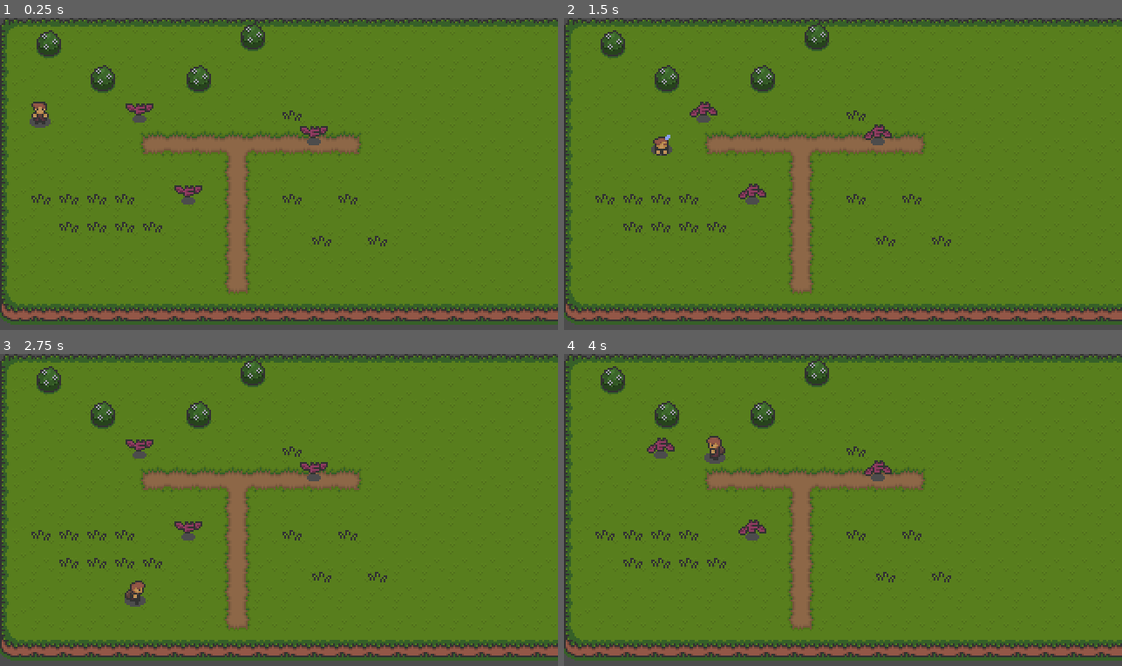
Above: before the commit, frames 1-4 (two rows, left to right).
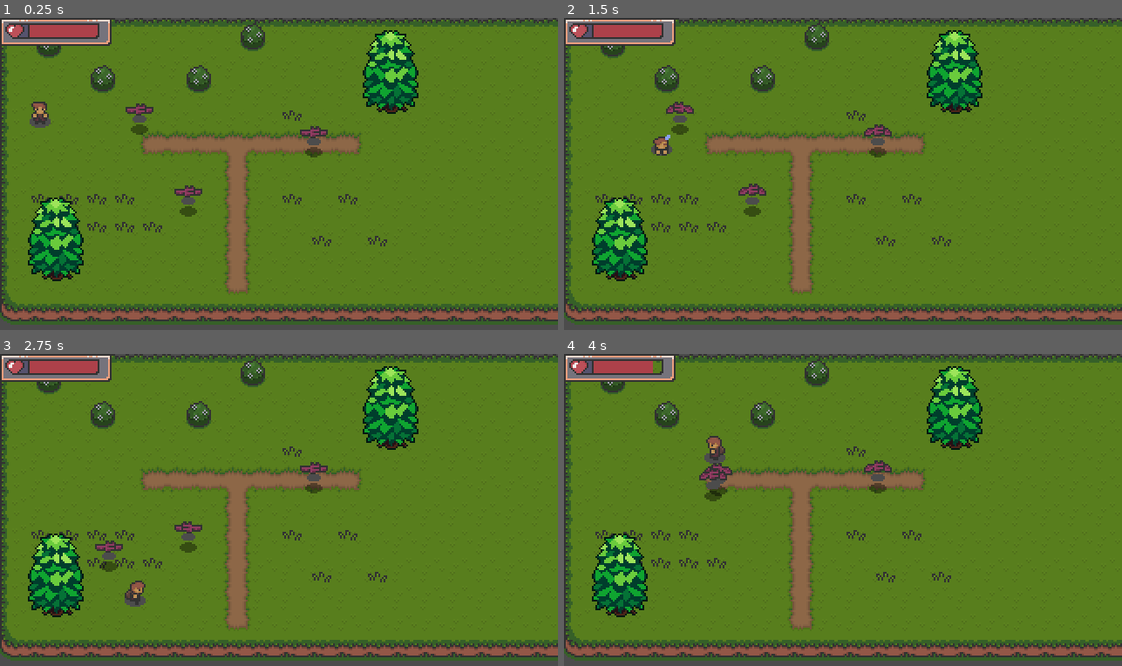
Above: after the commit, the same moments.

Repository: luisv1308/Godot-Action-RPG
Game: Godot game, scene res://scenes/World.tscn
The game is run twice, just before and just after one commit, with the same random seed, the same clock (stepped at 60 frames per second) and the same inputs.
Inputs:
- Up to frame 1 (0.25 s): no input
- Up to frame 2 (1.5 s): hold Right (ui_right) 0.53-1.28 s; tap J (attack) at 0.6 s; hold Down (ui_down) from 1.28 s (still down); tap K (roll) at 1.35 s
- Up to frame 3 (2.75 s): release Down (ui_down) at 2.03 s; hold Right (ui_right) from 2.03 s (still down); tap J (attack) at 2.1 s
- Up to frame 4 (4 s): release Right (ui_right) at 2.78 s; hold Up (ui_up) 2.78-3.53 s; tap K (roll) at 2.85 s; hold Left (ui_left) from 3.53 s (still down); tap J (attack) at 3.6 s

The runs differ from the first frame. In frame 1, 6.3% of the frame differs, in the area x 0-75%, y 0-85%; in frame 2, 6.7%; in frame 3, 6.6%; in frame 4, 6.8%.

Commit message:
Video 19 done

Diff:
--- a/Enemies/Bat.gd
+++ b/Enemies/Bat.gd
@@ -2,17 +2,54 @@
 
 const EnemyDeathEffect = preload("res://scenes/EnemyDeathEffect.tscn")
 
+export var ACCELERATION = 300
+export var MAX_SPEED = 50
+export var FRICTION = 200
+
+enum {
+	IDLE,
+	WANDER,
+	CHASE
+}
+
+var velocity = Vector2.ZERO
 var knockback = Vector2.ZERO
 
+var state = CHASE
+
 onready var stats = $Stats
+onready var playerDetectionZone = $PlayerDetectionZone
+onready var sprite = $AnimatedSprite
+onready var hurtbox = $Hurtbox
 
 func _physics_process(delta):
-	knockback = knockback.move_toward(Vector2.ZERO, 200 * delta)
+	knockback = knockback.move_toward(Vector2.ZERO, FRICTION * delta)
 	knockback = move_and_slide(knockback)
+
+	match state:
+		IDLE:
+			velocity = velocity.move_toward(Vector2.ZERO, FRICTION * delta)
+			seek_player()
+		WANDER:
+			pass
+		CHASE:
+			var player = playerDetectionZone.player
+			if player != null:
+				var direction = position.direction_to(player.global_position).normalized()
+				velocity = velocity.move_toward(direction * MAX_SPEED, ACCELERATION * delta)
+			else:
+				state = IDLE
+			sprite.flip_h = velocity.x < 0
+	velocity = move_and_slide(velocity )
+
+func seek_player():
+	if playerDetectionZone.can_see_player():
+		state = CHASE
 
 func _on_Hurtbox_area_entered(area):
 	stats.health -= area.damage
 	knockback = area.knockback_vector * 120
+	hurtbox.create_hit_effect(area)
 
 
 func _on_Stats_no_health():
--- a/Enemies/Bat.tscn
+++ b/Enemies/Bat.tscn
@@ -1,10 +1,12 @@
-[gd_scene load_steps=14 format=2]
+[gd_scene load_steps=18 format=2]
 
 [ext_resource path="res://assets/Enemies_Sprites/Shadows/SmallShadow.png" type="Texture" id=1]
 [ext_resource path="res://assets/Enemies_Sprites/Pinkbat_Sprites/pinkbat_idle_right_anim_strip_5.png" type="Texture" id=2]
 [ext_resource path="res://Enemies/Bat.gd" type="Script" id=3]
 [ext_resource path="res://Hitboxes and Hurtboxes/Hurtbox.tscn" type="PackedScene" id=4]
 [ext_resource path="res://Stats.tscn" type="PackedScene" id=5]
+[ext_resource path="res://scenes/PlayerDetectionZone.tscn" type="PackedScene" id=6]
+[ext_resource path="res://Hitboxes and Hurtboxes/Hitbox.tscn" type="PackedScene" id=7]
 
 [sub_resource type="AtlasTexture" id=1]
 atlas = ExtResource( 2 )
@@ -41,6 +43,12 @@
 radius = 6.93257
 height = 0.0
 
+[sub_resource type="CircleShape2D" id=9]
+radius = 46.1851
+
+[sub_resource type="CircleShape2D" id=10]
+radius = 4.46725
+
 [node name="Bat" type="KinematicBody2D"]
 collision_layer = 16
 script = ExtResource( 3 )
@@ -48,12 +56,10 @@
 [node name="AnimatedSprite" type="AnimatedSprite" parent="."]
 frames = SubResource( 6 )
 animation = "Fly"
-frame = 2
 playing = true
 offset = Vector2( 0, -12 )
 
 [node name="ShadowSprite" type="Sprite" parent="."]
-visible = false
 texture = ExtResource( 1 )
 
 [node name="CollisionShape2D" type="CollisionShape2D" parent="."]
@@ -69,5 +75,22 @@
 [node name="Stats" parent="." instance=ExtResource( 5 )]
 max_healt = 3
 
+[node name="PlayerDetectionZone" parent="." instance=ExtResource( 6 )]
+
+[node name="CollisionShape2D" parent="PlayerDetectionZone" index="0"]
+modulate = Color( 1, 1, 1, 0.278431 )
+shape = SubResource( 9 )
+
+[node name="Hitbox" parent="." instance=ExtResource( 7 )]
+collision_mask = 4
+
+[node name="CollisionShape2D" parent="Hitbox" index="0"]
+position = Vector2( 0, -11 )
+shape = SubResource( 10 )
+disabled = false
+
 [connection signal="area_entered" from="Hurtbox" to="." method="_on_Hurtbox_area_entered"]
 [connection signal="no_health" from="Stats" to="." method="_on_Stats_no_health"]
+
+[editable path="PlayerDetectionZone"]
+[editable path="Hitbox"]
--- /dev/null
+++ b/Hitboxes and Hurtboxes/Hurtbox.gd
@@ -0,0 +1,41 @@
+extends Area2D
+
+
+const HitEffect = preload("res://scenes/HitEffect.tscn")
+
+var invincible = false setget set_invincible
+
+onready var timer = $Timer
+
+signal invincibility_started
+signal invincibility_ended
+
+func set_invincible(value):
+	invincible = value
+	if invincible == true:
+		emit_signal("invincibility_started")
+	else:
+		emit_signal("invincibility_ended")
+
+func start_invincibility(duration):
+	self.invincible = true
+	timer.start(duration)
+
+func create_hit_effect(area):
+	var effect = HitEffect.instance()
+	var main = get_tree().current_scene
+	main.add_child(effect)
+	effect.global_position = global_position
+
+
+
+func _on_Timer_timeout():
+	self.invincible = false
+
+
+func _on_Hurtbox_invincibility_started():
+	set_deferred("monitorable", false)
+
+
+func _on_Hurtbox_invincibility_ended():
+	monitorable = true
--- a/Hitboxes and Hurtboxes/Hurtbox.tscn
+++ b/Hitboxes and Hurtboxes/Hurtbox.tscn
@@ -1,7 +1,16 @@
-[gd_scene format=2]
+[gd_scene load_steps=2 format=2]
+
+[ext_resource path="res://Hitboxes and Hurtboxes/Hurtbox.gd" type="Script" id=1]
 
 [node name="Hurtbox" type="Area2D"]
 collision_layer = 0
 collision_mask = 0
+script = ExtResource( 1 )
 
 [node name="CollisionShape2D" type="CollisionShape2D" parent="."]
+
+[node name="Timer" type="Timer" parent="."]
+
+[connection signal="invincibility_ended" from="." to="." method="_on_Hurtbox_invincibility_ended"]
+[connection signal="invincibility_started" from="." to="." method="_on_Hurtbox_invincibility_started"]
+[connection signal="timeout" from="Timer" to="." method="_on_Timer_timeout"]
--- a/Stats.gd
+++ b/Stats.gd
@@ -1,12 +1,22 @@
 extends Node
 
-export var max_healt = 1
-onready var health = max_healt setget set_health
+export var max_healt = 1 setget set_max_health
+var health = max_healt setget set_health
 
 signal no_health
+signal healt_changed(value)
+signal max_healt_changed(value)
+
+func _ready():
+	self.health = max_healt
+
+func set_max_health(value):
+	max_healt = value
+	self.health = min(health, max_healt)
+	emit_signal("max_healt_changed", max_healt)
 
 func set_health(value):
 	health = value
-
+	emit_signal("healt_changed", health)
 	if health <= 0:
 		emit_signal("no_health")
--- /dev/null
+++ b/UI/HealthUI.gd
@@ -0,0 +1,27 @@
+extends Control
+
+var hearts = 2 setget set_hearts
+var max_hearts = 2 setget set_max_hearts
+var bar_size = 0
+
+onready var heartUIFULL = $HeartUIFull
+onready var heartUIEMPTY = $HeartUIEmpty
+
+func set_hearts(value):
+	hearts = clamp(value, 0, max_hearts)
+	if heartUIFULL != null:
+		bar_size = 44 / max_hearts
+		heartUIFULL.rect_size.x = hearts * bar_size
+
+func set_max_hearts(value):
+	max_hearts = max(value, 1)
+	self.hearts = min(hearts, max_hearts)
+	if heartUIFULL != null:
+		bar_size = 44 / hearts
+		heartUIFULL.rect_size.x = max_hearts * bar_size
+
+func _ready():
+	self.max_hearts = PlayerStats.max_healt
+	self.hearts = PlayerStats.health
+	PlayerStats.connect("healt_changed", self, "set_hearts")
+	PlayerStats.connect("max_healt_changed", self, "set_max_hearts")
--- /dev/null
+++ b/UI/HealthUI.tscn
@@ -0,0 +1,53 @@
+[gd_scene load_steps=4 format=2]
+
+[ext_resource path="res://UI/HealthUI.gd" type="Script" id=1]
+[ext_resource path="res://assets/Hud_Ui/health_bar_hud.png" type="Texture" id=2]
+[ext_resource path="res://assets/Hud_Ui/health_hud.png" type="Texture" id=3]
+
+[node name="HealthUI" type="Control"]
+margin_right = 40.0
+margin_bottom = 40.0
+script = ExtResource( 1 )
+__meta__ = {
+"_edit_use_anchors_": false
+}
+
+[node name="HeartUIEmpty" type="TextureRect" parent="."]
+margin_left = 16.0
+margin_right = 16.0
+margin_bottom = 16.0
+texture = ExtResource( 3 )
+expand = true
+stretch_mode = 1
+__meta__ = {
+"_edit_use_anchors_": false
+}
+
+[node name="TextureRect" type="TextureRect" parent="HeartUIEmpty"]
+margin_left = -16.0
+margin_right = 48.0
+margin_bottom = 16.0
+texture = ExtResource( 2 )
+__meta__ = {
+"_edit_use_anchors_": false
+}
+
+[node name="HeartUIFull" type="TextureRect" parent="."]
+margin_left = 16.0
+margin_right = 64.0
+margin_bottom = 16.0
+texture = ExtResource( 3 )
+expand = true
+stretch_mode = 1
+__meta__ = {
+"_edit_use_anchors_": false
+}
+
+[node name="TextureRect" type="TextureRect" parent="HeartUIFull"]
+margin_left = -16.0
+margin_right = 48.0
+margin_bottom = 16.0
+texture = ExtResource( 2 )
+__meta__ = {
+"_edit_use_anchors_": false
+}
--- a/player/Player.gd
+++ b/player/Player.gd
@@ -18,13 +18,16 @@
 var state = MOVE
 var velocity = Vector2.ZERO
 var roll_vector = Vector2.DOWN
+var stats  = PlayerStats
 
 onready var	animationPlayer = $AnimationPlayer
 onready var animationTree = $AnimationTree
 onready var animationState = animationTree.get("parameters/playback")
 onready var swordHitBox = $HitboxPivot/SwordHitbox
+onready var hurtbox = $Hurtbox
 
 func _ready():
+	stats.connect("no_health", self, "queue_free")
 	animationTree.active = true
 	swordHitBox.knockback_vector = roll_vector
 	OS.set_window_position(screen_size*0.5 - window_size*0.5)
@@ -84,3 +87,9 @@
 
 func attack_animation_finished():
 	state = MOVE
+
+
+func _on_Hurtbox_area_entered(area):
+	stats.health -= 1
+	hurtbox.start_invincibility(0.5)
+	hurtbox.create_hit_effect(area)
--- a/player/Player.tscn
+++ b/player/Player.tscn
@@ -19,6 +19,7 @@
 [ext_resource path="res://assets/Char_Sprites/char_pushing_up_anim_strip_6.png" type="Texture" id=17]
 [ext_resource path="res://assets/Char_Sprites/char_pushing_right_anim_strip_6.png" type="Texture" id=18]
 [ext_resource path="res://player/SwordHitbox.gd" type="Script" id=19]
+[ext_resource path="res://Hitboxes and Hurtboxes/Hurtbox.tscn" type="PackedScene" id=20]
 
 [sub_resource type="CapsuleShape2D" id=1]
 radius = 1.74204
@@ -933,6 +934,10 @@
 [sub_resource type="CapsuleShape2D" id=46]
 radius = 6.33089
 height = 10.6731
+
+[sub_resource type="CapsuleShape2D" id=47]
+radius = 3.95822
+height = 1.75638
 
 [node name="Player" type="KinematicBody2D"]
 collision_layer = 2
@@ -987,4 +992,14 @@
 [node name="CollisionShape2D" parent="HitboxPivot/SwordHitbox" index="0"]
 shape = SubResource( 46 )
 
+[node name="Hurtbox" parent="." instance=ExtResource( 20 )]
+collision_layer = 4
+
+[node name="CollisionShape2D" parent="Hurtbox" index="0"]
+position = Vector2( 0, -3 )
+shape = SubResource( 47 )
+
+[connection signal="area_entered" from="Hurtbox" to="." method="_on_Hurtbox_area_entered"]
+
 [editable path="HitboxPivot/SwordHitbox"]
+[editable path="Hurtbox"]
--- a/project.godot
+++ b/project.godot
@@ -13,6 +13,10 @@
 config/name="Action Rpg"
 run/main_scene="res://scenes/World.tscn"
 config/icon="res://icon.png"
+
+[autoload]
+
+PlayerStats="*res://scenes/PlayerStats.tscn"
 
 [display]
 
--- /dev/null
+++ b/scenes/HitEffect.tscn
@@ -0,0 +1,26 @@
+[gd_scene load_steps=6 format=2]
+
+[ext_resource path="res://assets/HitEffect.png" type="Texture" id=1]
+[ext_resource path="res://scenes/Effect.gd" type="Script" id=2]
+
+[sub_resource type="AtlasTexture" id=1]
+atlas = ExtResource( 1 )
+region = Rect2( 0, 0, 24, 24 )
+
+[sub_resource type="AtlasTexture" id=2]
+atlas = ExtResource( 1 )
+region = Rect2( 24, 0, 24, 24 )
+
+[sub_resource type="SpriteFrames" id=3]
+animations = [ {
+"frames": [ SubResource( 1 ), SubResource( 2 ) ],
+"loop": true,
+"name": "Animate",
+"speed": 10.0
+} ]
+
+[node name="HitEffect" type="AnimatedSprite"]
+frames = SubResource( 3 )
+animation = "Animate"
+offset = Vector2( 0, -8 )
+script = ExtResource( 2 )
--- /dev/null
+++ b/scenes/PlayerDetectionZone.gd
@@ -0,0 +1,13 @@
+extends Area2D
+
+var player = null
+
+func can_see_player():
+	return player != null
+
+func _on_PlayerDetectionZone_body_entered(body):
+	player = body
+
+
+func _on_PlayerDetectionZone_body_exited(body):
+	player = null
--- /dev/null
+++ b/scenes/PlayerDetectionZone.tscn
@@ -0,0 +1,13 @@
+[gd_scene load_steps=2 format=2]
+
+[ext_resource path="res://scenes/PlayerDetectionZone.gd" type="Script" id=1]
+
+[node name="PlayerDetectionZone" type="Area2D"]
+collision_layer = 0
+collision_mask = 2
+script = ExtResource( 1 )
+
+[node name="CollisionShape2D" type="CollisionShape2D" parent="."]
+
+[connection signal="body_entered" from="." to="." method="_on_PlayerDetectionZone_body_entered"]
+[connection signal="body_exited" from="." to="." method="_on_PlayerDetectionZone_body_exited"]
--- /dev/null
+++ b/scenes/PlayerStats.tscn
@@ -0,0 +1,6 @@
+[gd_scene load_steps=2 format=2]
+
+[ext_resource path="res://Stats.tscn" type="PackedScene" id=1]
+
+[node name="PlayerStats" instance=ExtResource( 1 )]
+max_healt = 6
--- /dev/null
+++ b/scenes/Tree.tscn
@@ -0,0 +1,18 @@
+[gd_scene load_steps=3 format=2]
+
+[ext_resource path="res://assets/world/Tree.png" type="Texture" id=1]
+
+[sub_resource type="CapsuleShape2D" id=1]
+height = 5.70285
+
+[node name="Tree" type="StaticBody2D"]
+
+[node name="Sprite" type="Sprite" parent="."]
+position = Vector2( 0, -17 )
+texture = ExtResource( 1 )
+region_rect = Rect2( 64, 126, 16, 16 )
+
+[node name="CollisionShape2D" type="CollisionShape2D" parent="."]
+position = Vector2( 0, -3 )
+rotation = 1.5708
+shape = SubResource( 1 )
--- a/scenes/World.tscn
+++ b/scenes/World.tscn
@@ -1,10 +1,12 @@
-[gd_scene load_steps=7 format=2]
+[gd_scene load_steps=10 format=2]
 
 [ext_resource path="res://player/Player.tscn" type="PackedScene" id=1]
 [ext_resource path="res://world/Bush.tscn" type="PackedScene" id=2]
 [ext_resource path="res://assets/Overworld_Tileset.png" type="Texture" id=3]
 [ext_resource path="res://scenes/Grass.tscn" type="PackedScene" id=4]
 [ext_resource path="res://Enemies/Bat.tscn" type="PackedScene" id=5]
+[ext_resource path="res://UI/HealthUI.tscn" type="PackedScene" id=6]
+[ext_resource path="res://scenes/Tree.tscn" type="PackedScene" id=7]
 
 [sub_resource type="TileSet" id=1]
 0/name = "Overworld_Tileset.png 0"
@@ -610,6 +612,8 @@
 42/shapes = [  ]
 42/z_index = 0
 
+[sub_resource type="AnimationNodeStateMachinePlayback" id=2]
+
 [node name="World" type="Node2D"]
 
 [node name="Sprite" type="Sprite" parent="."]
@@ -625,6 +629,9 @@
 [node name="Player" parent="YSort" instance=ExtResource( 1 )]
 position = Vector2( 23, 59 )
 
+[node name="AnimationTree" parent="YSort/Player" index="3"]
+parameters/playback = SubResource( 2 )
+
 [node name="Bushes" type="YSort" parent="YSort"]
 
 [node name="Bush" parent="YSort/Bushes" instance=ExtResource( 2 )]
@@ -680,11 +687,19 @@
 [node name="Grass5" parent="YSort/Grass" instance=ExtResource( 4 )]
 position = Vector2( 160, 96 )
 
+[node name="Trees" type="YSort" parent="YSort"]
+
+[node name="Tree" parent="YSort/Trees" instance=ExtResource( 7 )]
+position = Vector2( 224, 48 )
+
+[node name="Tree2" parent="YSort/Trees" instance=ExtResource( 7 )]
+position = Vector2( 32, 144 )
+
 [node name="Bat" parent="YSort" instance=ExtResource( 5 )]
 position = Vector2( 80, 64 )
 
 [node name="AnimatedSprite" parent="YSort/Bat" index="0"]
-frame = 4
+frame = 0
 
 [node name="Stats" parent="YSort/Bat" index="4"]
 max_healt = 4
@@ -693,17 +708,29 @@
 position = Vector2( 108, 111 )
 
 [node name="AnimatedSprite" parent="YSort/Bat2" index="0"]
-frame = 4
+frame = 0
 
 [node name="Bat3" parent="YSort" instance=ExtResource( 5 )]
 position = Vector2( 180, 77 )
 
 [node name="AnimatedSprite" parent="YSort/Bat3" index="0"]
-frame = 4
+frame = 0
 
 [node name="Stats" parent="YSort/Bat3" index="4"]
 max_healt = 7
 
+[node name="HealthUI" parent="." instance=ExtResource( 6 )]
+
+[editable path="YSort/Player"]
+[editable path="YSort/Player/HitboxPivot/SwordHitbox"]
+[editable path="YSort/Player/Hurtbox"]
 [editable path="YSort/Bat"]
+[editable path="YSort/Bat/PlayerDetectionZone"]
+[editable path="YSort/Bat/Hitbox"]
 [editable path="YSort/Bat2"]
+[editable path="YSort/Bat2/PlayerDetectionZone"]
+[editable path="YSort/Bat2/Hitbox"]
 [editable path="YSort/Bat3"]
+[editable path="YSort/Bat3/PlayerDetectionZone"]
+[editable path="YSort/Bat3/Hitbox"]
+[editable path="HealthUI"]
Binary file added: assets/HitEffect.png
Not shown, added: assets/HitEffect.png.import
Binary file added: assets/world/Tree.png
Not shown, added: assets/world/Tree.png.import
Not shown: 1 places in player/Player.tscn that only renumber resources
